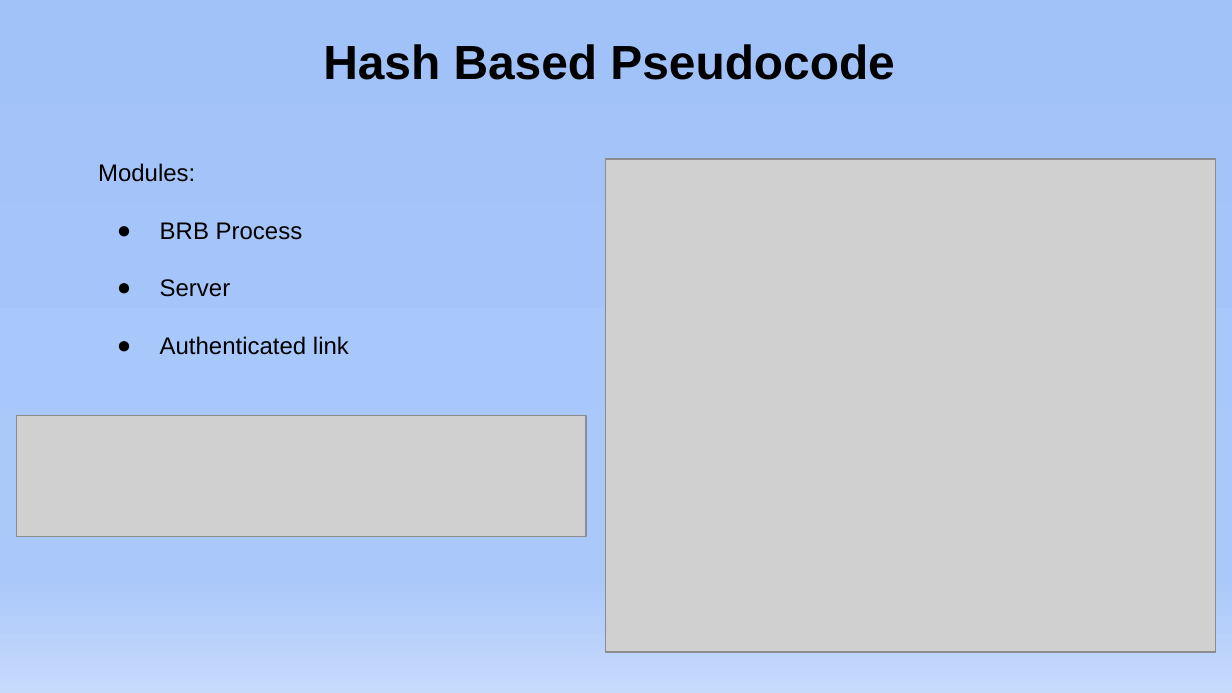
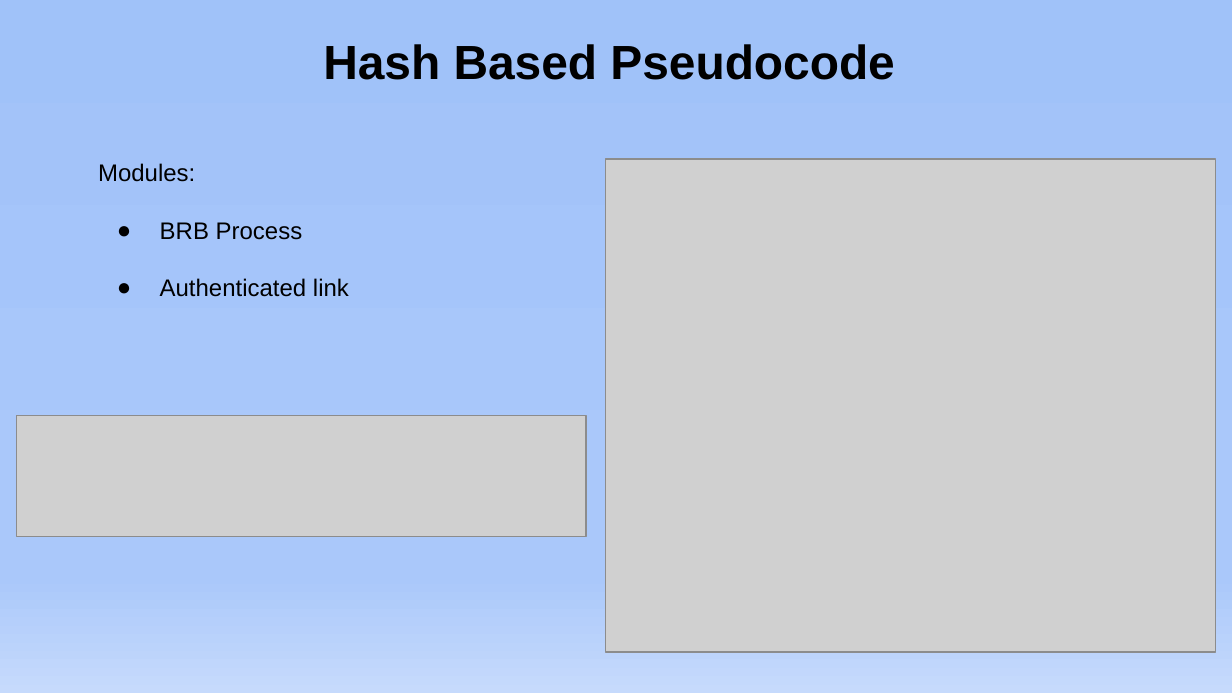
Before and after one commit to GabrieleLerani/Distributed-System-Broadcast-primitive-with-Byzantine-process, a slide deck: slide 6 of Implementation and evaluation of four different Byzantine Reliable Broadcast protocols/DDS_Presentation.pptx. Drawn at 1232x693 pixels with LibreOffice and Linux fonts; fonts in the diff are those of the drawing; grey boxes stand for pictures. Boxes give left, top, right and bottom in pixels: in the first picture for what was removed or moved away, otherwise in the second. Text is boxed around its words. In the diff, an @@ line names an element or a change of style, - is before the commit and + after.

```diff
--- a/Implementation and evaluation of four different Byzantine Reliable Broadcast protocols/DDS_Presentation.pptx
+++ b/Implementation and evaluation of four different Byzantine Reliable Broadcast protocols/DDS_Presentation.pptx
@@ text at [160,279,231,297]: paragraph removed @@
-● Server
```
Also in this commit, not shown: 6 other slides changed.
